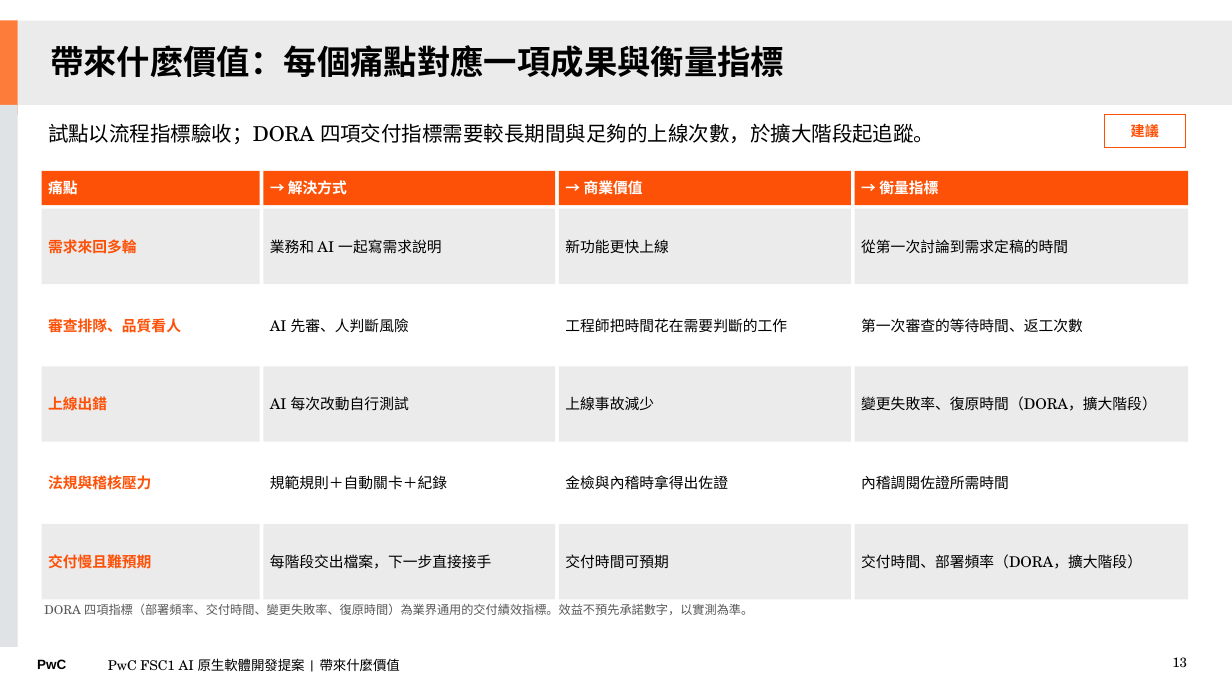
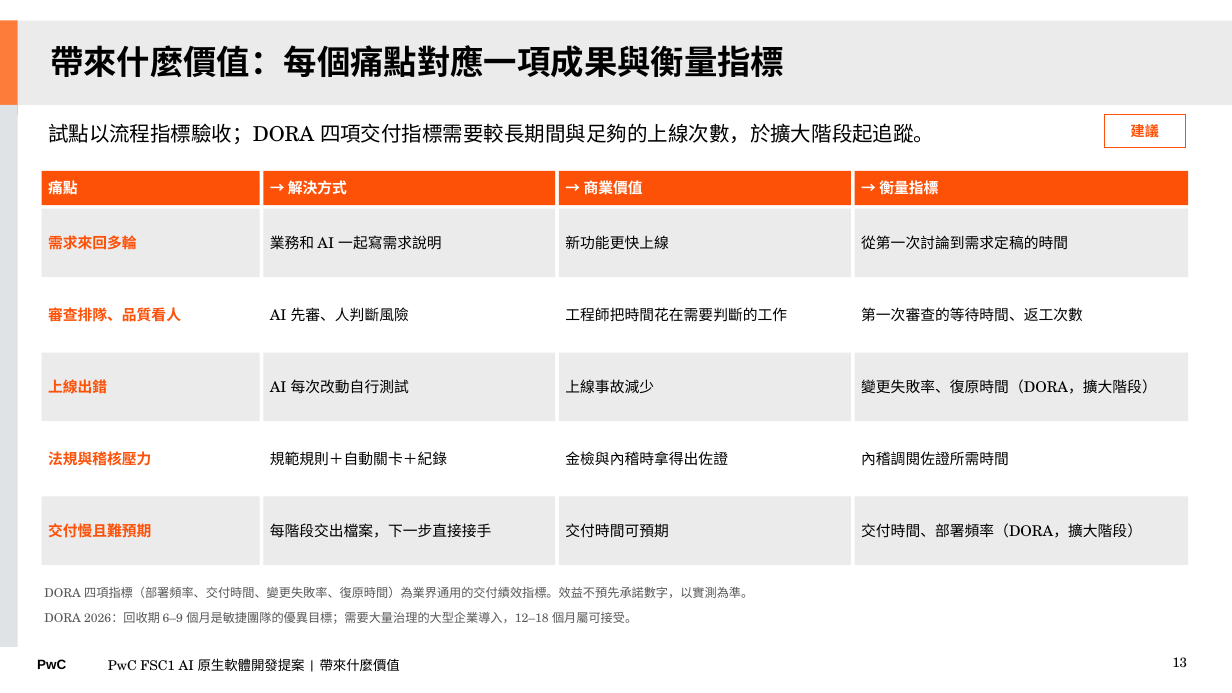
Before and after one commit to Robshao/PwC_FSC1, a slide deck: slide 13 of research/ai-native-sdlc/AI原生軟體開發_合夥人提案簡報_客戶版.pptx. Drawn at 1232x693 pixels with LibreOffice and Linux fonts; fonts in the diff are those of the drawing. Boxes give left, top, right and bottom in pixels: in the first picture for what was removed or moved away, otherwise in the second. Text is boxed around its words. In the diff, an @@ line names an element or a change of style, - is before the commit and + after.

```diff
--- a/research/ai-native-sdlc/AI原生軟體開發_合夥人提案簡報_客戶版.pptx
+++ b/research/ai-native-sdlc/AI原生軟體開發_合夥人提案簡報_客戶版.pptx
@@ rectangle "需求來回多輪": place and size @@
-rectangle "需求來回多輪" at [42,209,260,285]
+rectangle "需求來回多輪" at [42,209,260,277]
@@ rectangle "業務和 AI 一起寫需求說明": place and size @@
-rectangle "業務和 AI 一起寫需求說明" at [263,209,555,285]
+rectangle "業務和 AI 一起寫需求說明" at [263,209,555,277]
@@ rectangle "新功能更快上線": place and size @@
-rectangle "新功能更快上線" at [559,209,851,285]
+rectangle "新功能更快上線" at [559,209,851,277]
@@ rectangle "從第一次討論到需求定稿的時間": place and size @@
-rectangle "從第一次討論到需求定稿的時間" at [855,209,1189,285]
+rectangle "從第一次討論到需求定稿的時間" at [855,209,1189,277]
@@ rectangle "審查排隊、品質看人": place and size @@
-rectangle "審查排隊、品質看人" at [42,287,260,363]
+rectangle "審查排隊、品質看人" at [42,281,260,349]
@@ rectangle "AI 先審、人判斷風險": place and size @@
-rectangle "AI 先審、人判斷風險" at [263,287,555,363]
+rectangle "AI 先審、人判斷風險" at [263,281,555,349]
@@ rectangle "工程師把時間花在需要判斷的工作": place and size @@
-rectangle "工程師把時間花在需要判斷的工作" at [559,287,851,363]
+rectangle "工程師把時間花在需要判斷的工作" at [559,281,851,349]
@@ rectangle "第一次審查的等待時間、返工次數": place and size @@
-rectangle "第一次審查的等待時間、返工次數" at [855,287,1189,363]
+rectangle "第一次審查的等待時間、返工次數" at [855,281,1189,349]
@@ rectangle "上線出錯": place and size @@
-rectangle "上線出錯" at [42,366,260,442]
+rectangle "上線出錯" at [42,353,260,421]
@@ rectangle "AI 每次改動自行測試": place and size @@
-rectangle "AI 每次改動自行測試" at [263,366,555,442]
+rectangle "AI 每次改動自行測試" at [263,353,555,421]
@@ rectangle "上線事故減少": place and size @@
-rectangle "上線事故減少" at [559,366,851,442]
+rectangle "上線事故減少" at [559,353,851,421]
@@ rectangle "變更失敗率、復原時間（DORA，擴大階段）": place and size @@
-rectangle "變更失敗率、復原時間（DORA，擴大階段）" at [855,366,1189,442]
+rectangle "變更失敗率、復原時間（DORA，擴大階段）" at [855,353,1189,421]
@@ rectangle "法規與稽核壓力": place and size @@
-rectangle "法規與稽核壓力" at [42,445,260,521]
+rectangle "法規與稽核壓力" at [42,424,260,493]
@@ rectangle "規範規則＋自動關卡＋紀錄": place and size @@
-rectangle "規範規則＋自動關卡＋紀錄" at [263,445,555,521]
+rectangle "規範規則＋自動關卡＋紀錄" at [263,424,555,493]
@@ rectangle "金檢與內稽時拿得出佐證": place and size @@
-rectangle "金檢與內稽時拿得出佐證" at [559,445,851,521]
+rectangle "金檢與內稽時拿得出佐證" at [559,424,851,493]
@@ rectangle "內稽調閱佐證所需時間": place and size @@
-rectangle "內稽調閱佐證所需時間" at [855,445,1189,521]
+rectangle "內稽調閱佐證所需時間" at [855,424,1189,493]
@@ rectangle "交付慢且難預期": place and size @@
-rectangle "交付慢且難預期" at [42,524,260,600]
+rectangle "交付慢且難預期" at [42,496,260,565]
@@ rectangle "每階段交出檔案，下一步直接接手": place and size @@
-rectangle "每階段交出檔案，下一步直接接手" at [263,524,555,600]
+rectangle "每階段交出檔案，下一步直接接手" at [263,496,555,565]
@@ rectangle "交付時間可預期": place and size @@
-rectangle "交付時間可預期" at [559,524,851,600]
+rectangle "交付時間可預期" at [559,496,851,565]
@@ rectangle "交付時間、部署頻率（DORA，擴大階段）": place and size @@
-rectangle "交付時間、部署頻率（DORA，擴大階段）" at [855,524,1189,600]
+rectangle "交付時間、部署頻率（DORA，擴大階段）" at [855,496,1189,565]
@@ text "DORA 四項指標（部署頻率、交付時間、變更失敗率、復原時間）為業界通用的交付績效指標。效益不預先承諾數字，以實測為準。": place and size @@
-text "DORA 四項指標（部署頻率、交付時間、變更失敗率、復原時間）為業界通用的交付績效指標。效益不預先承諾數字，以實測為準。" at [44,604,753,615]
+text "DORA 四項指標（部署頻率、交付時間、變更失敗率、復原時間）為業界通用的交付績效指標。效益不預先承諾數字，以實測為準。" at [44,587,753,598]
@@ text added at [44,612,637,624], 9.5 pt, text #595959 @@
+DORA 2026：回收期 6–9 個月是敏捷團隊的優異目標；需要大量治理的大型企業導入，12–18 個月屬可接受。
```
Also in this commit, not shown: 4 other slides changed, 5 other files.
